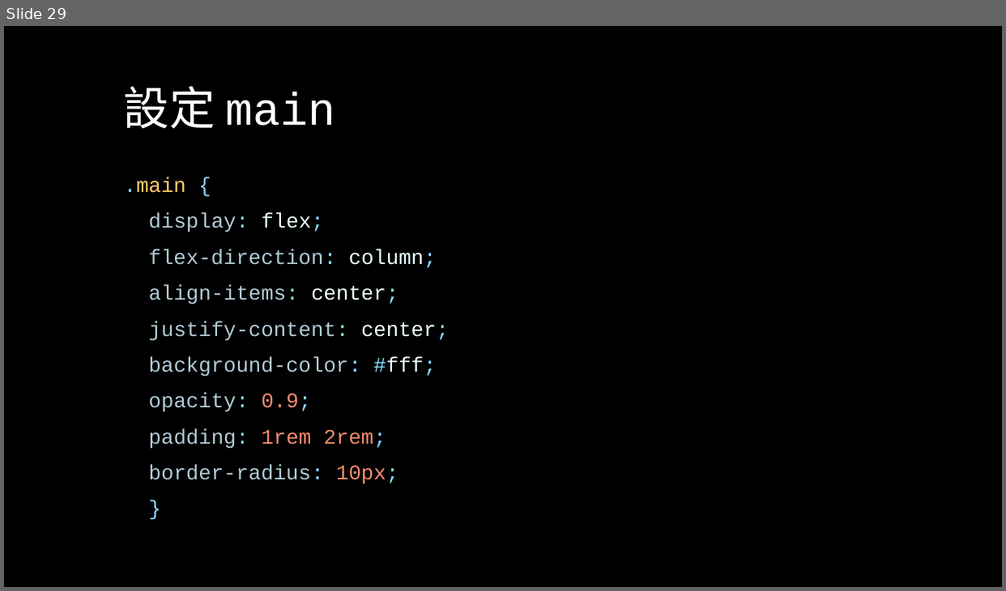
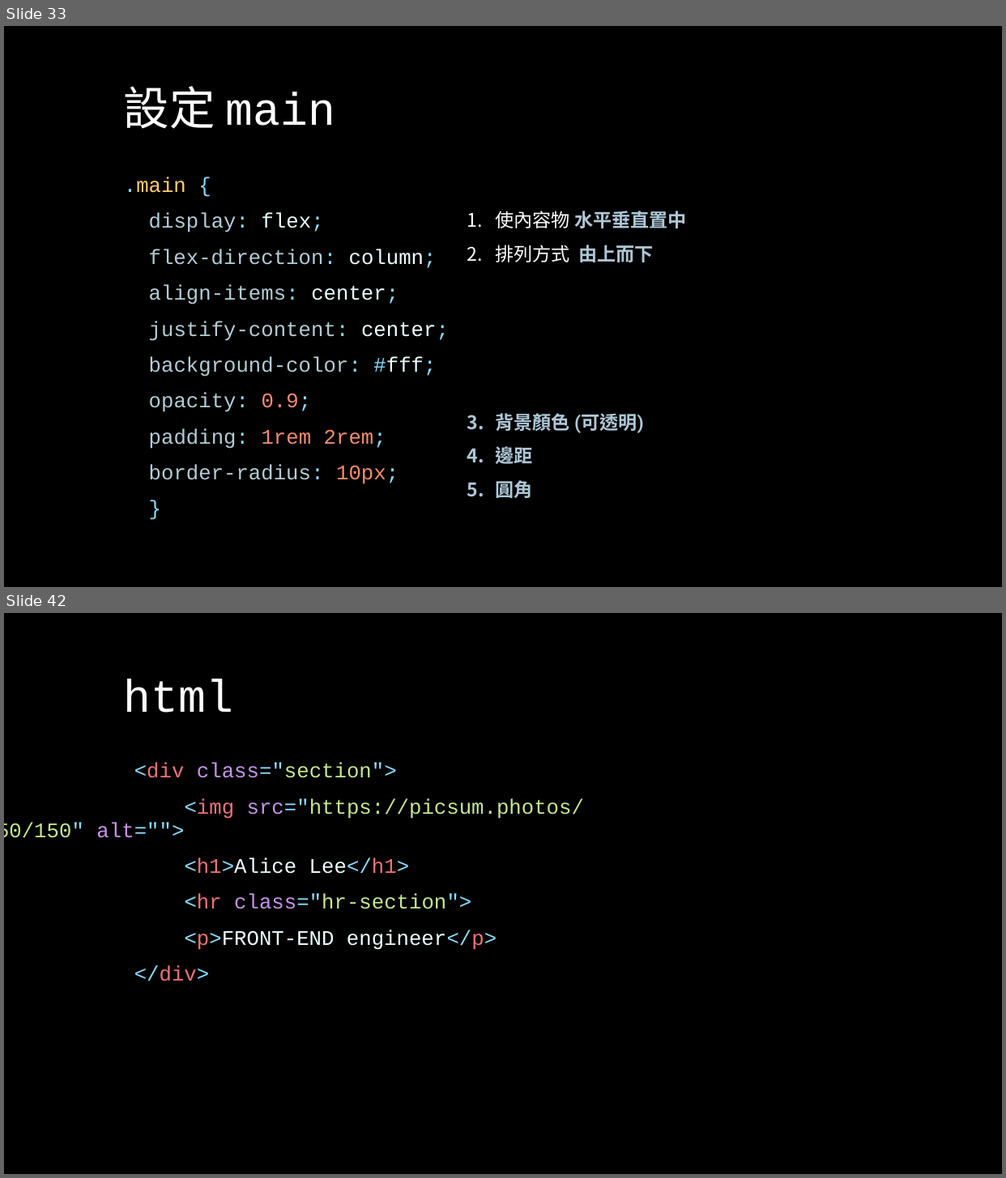
Before and after one commit to Alicexdcw/FrontEndTutorial, a slide deck: sidle-project-porfit.pptx. Shown one above the other, each under a label of ours: slide 29 before the commit, slides 33 and 42 after it; the slides between them are not shown. The pictures are 1006x591 and 1006x1178 pixels, drawn with LibreOffice and Linux fonts; fonts in the diff are those of the drawing. Boxes give left, top, right and bottom in pixels: in the first picture for what was removed or moved away, otherwise in the second. Text is boxed around its words. In the diff, an @@ line names an element or a change of style, - is before the commit and + after.

```diff
--- a/sidle-project-porfit.pptx
+++ b/sidle-project-porfit.pptx
@@ slide 42 added at (4,613,1002,1174), background #EFEDE3; not listed: 2 template elements that a slide beside it also shows @@
@@ title added at (124,679,234,713), 44 pt, text #FFFFFF @@
+html
@@ text added at (134,762,584,982), 20 pt, text #C3E88D @@
+<div class="section">
+<img src="https://picsum.photos/150/150" alt="">
+<h1>Alice Lee</h1>
+<hr class="hr-section">
+<p>FRONT-END engineer</p>
+</div>
@@ what was slide 29 is now slide 33 @@
@@ slide 33 changed as well @@
@@ text added at (495,211,687,501), 18 pt, text #ADC7D6, bold @@
+1. 使內容物 水平垂直置中
+2. 排列方式 由上而下
+3. 背景顏色 (可透明)
+4. 邊距
+5. 圓角
```
Also in this commit, not shown: 6 other slides changed, 14 other slides added, 1 slide removed, 3 other files.
